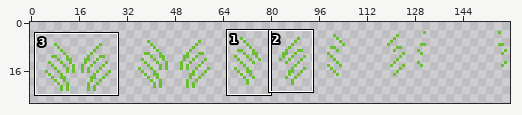
Two states of a sprite sheet, grass eating cow/Assets/Art/grasseatinganimation-Sheet.png. Above: a wide view before the commit, with the close-up outlined.
Close-up. Before:
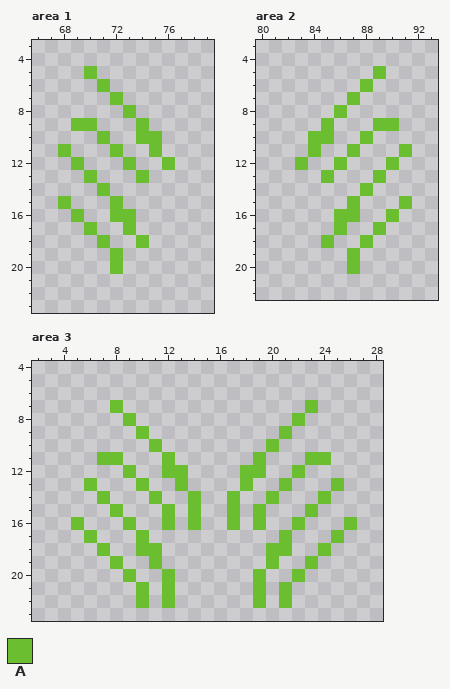
The file is 160x32 pixels. Shown: area 1: x 66..79, y 3..23; area 2: x 80..93, y 3..22; area 3: x 2..28, y 4..23. The wide view leaves out empty margins. The commit also changed other parts of the picture, which this record leaves out.
Palette (. is transparent): A #6abe30
And afterwards:
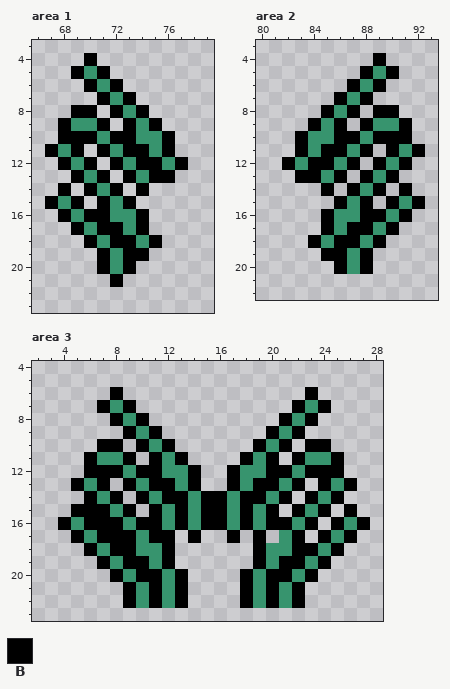
Colours new in this view: B #000000
Edits made:
@@ palette @@
-A #6abe30
+A #37946e
--- area 1
@@ x 66..79 @@
  3 ..............
- 4 ..............
- 5 ....A.........
- 6 .....A........
- 7 ......A.......
- 8 .......A......
- 9 ...AA...A.....
-10 .....A..AA....
-11 ..A...A..A....
-12 ...A...A..A...
-13 ....A...A.....
-14 .....A........
-15 ..A...A.......
-16 ...A..AA......
-17 ....A..A......
-18 .....A..A.....
-19 ......A.......
-20 ......A.......
-21 ..............
+ 4 ....B.........
+ 5 ...BAB........
+ 6 ....BAB.......
+ 7 .....BAB......
+ 8 ...BB.BAB.....
+ 9 ..BAAB.BAB....
+10 ..BBBABBAAB...
+11 .BAB.BABBAB...
+12 ..BAB.BABBAB..
+13 ...BAB.BABB...
+14 ..B.BAB.B.....
+15 .BAB.BAB......
+16 ..BABBAAB.....
+17 ...BABBAB.....
+18 ....BABBAB....
+19 .....BABB.....
+20 .....BAB......
+21 ......B.......
 22 ..............
--- area 2
@@ x 80..93 @@
  3 ..............
- 4 ..............
- 5 .........A....
- 6 ........A.....
- 7 .......A......
- 8 ......A.......
- 9 .....A...AA...
-10 ....AA..A.....
-11 ....A..A...A..
-12 ...A..A...A...
-13 .....A...A....
-14 ........A.....
-15 .......A...A..
-16 ......AA..A...
-17 ......A..A....
-18 .....A..A.....
-19 .......A......
-20 .......A......
+ 4 .........B....
+ 5 ........BAB...
+ 6 .......BAB....
+ 7 ......BAB.....
+ 8 .....BAB.BB...
+ 9 ....BAB.BAAB..
+10 ...BAABBABBB..
+11 ...BABBAB.BAB.
+12 ..BABBAB.BAB..
+13 ...BBAB.BAB...
+14 .....B.BAB.B..
+15 ......BAB.BAB.
+16 .....BAABBAB..
+17 .....BABBAB...
+18 ....BABBAB....
+19 .....BBAB.....
+20 ......BAB.....
 21 ..............
--- area 3
@@ x 2..28 @@
  5 ...........................
- 6 ...........................
- 7 ......A..............A.....
- 8 .......A............A......
- 9 ........A..........A.......
-10 .........A........A........
-11 .....AA...A......A...AA....
-12 .......A..AA....AA..A......
-13 ....A...A..A....A..A...A...
-14 .....A...A..A..A..A...A....
-15 ......A...A.A..A.A...A.....
-16 ...A...A..A.A..A.A..A...A..
-17 ....A...A..........A...A...
-18 .....A..AA........AA..A....
-19 ......A..A........A..A.....
-20 .......A..A......A..A......
-21 ........A.A......A.A.......
-22 ........A.A......A.A.......
+ 6 ......B..............B.....
+ 7 .....BAB............BAB....
+ 8 ......BAB..........BAB.....
+ 9 .......BAB........BAB......
+10 .....BB.BAB......BAB.BB....
+11 ....BAAB.BAB....BAB.BAAB...
+12 ....BBBABBAAB..BAABBABBB...
+13 ...BAB.BABBAB..BABBAB.BAB..
+14 ....BAB.BABBABBABBAB.BAB...
+15 ...BBBAB.BABABBABAB.BAB.B..
+16 ..BABBBABBABABBABABBAB.BAB.
+17 ...BABBBABB.B..B.B.AB.BAB..
+18 ....BABBAAB......BAABBAB...
+19 .....BABBAB......BABBAB....
+20 ......BABBAB....BABBAB.....
+21 .......BABAB....BABAB......
+22 .......BABAB....BABAB......
 23 ...........................
Pixel boxes of the changes (left, top, right, bottom) in both close-ups:
changed: (45, 53, 188, 287)
changed: (282, 53, 425, 274)
changed: (58, 387, 370, 608)
